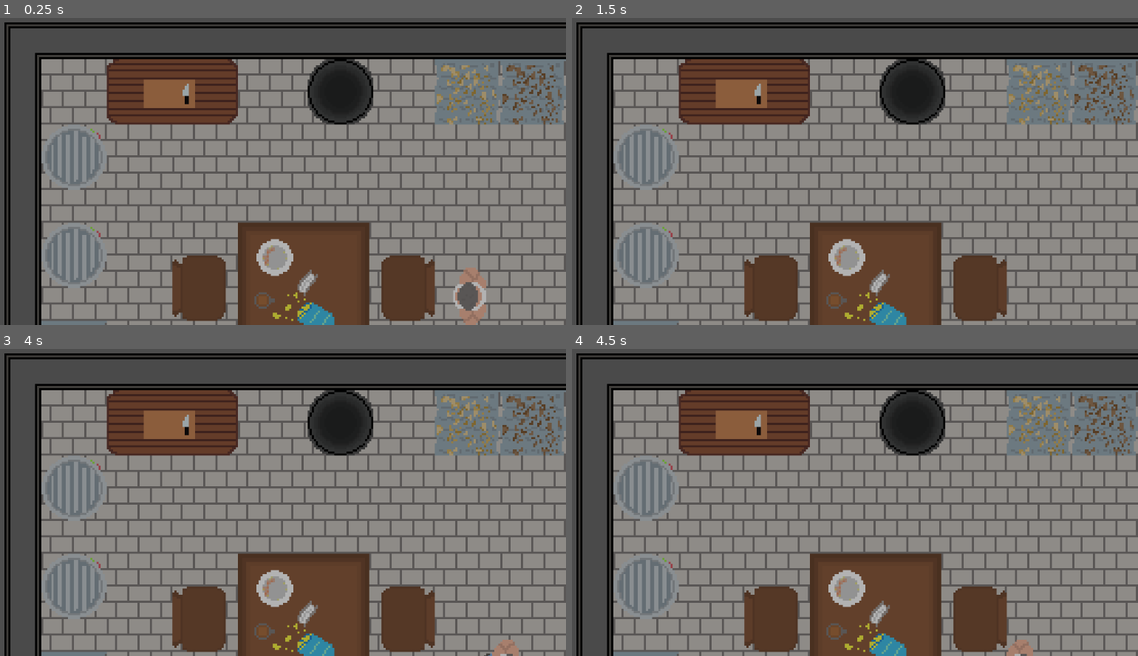
Above: before the commit, frames 1-4 (two rows, left to right).
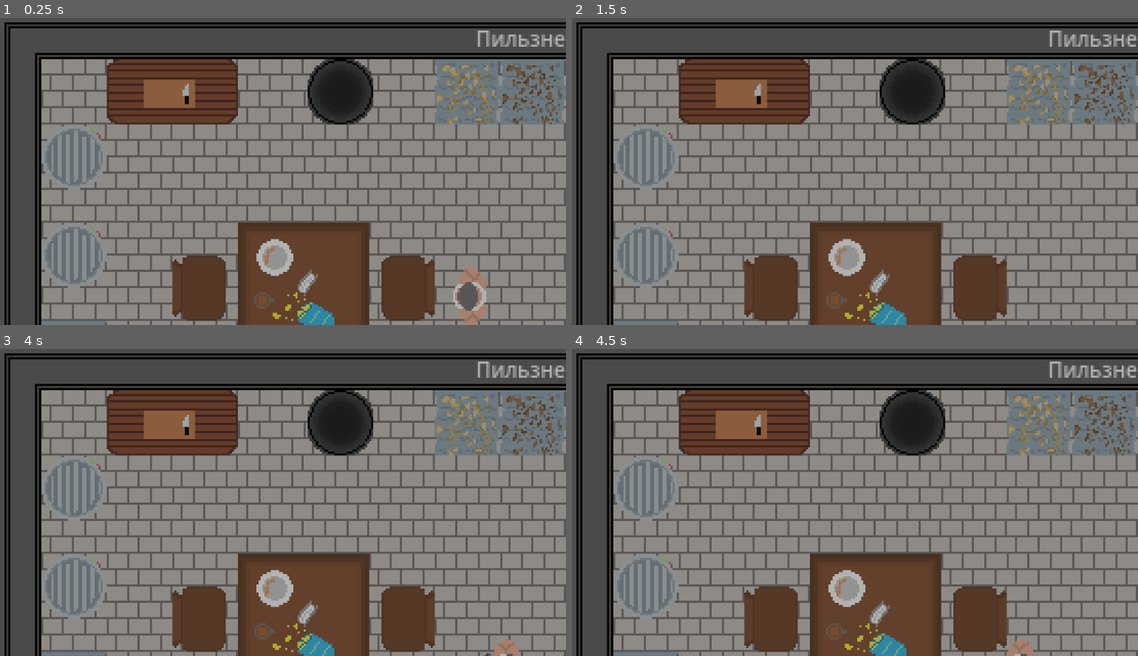
Above: after the commit, the same moments.

Repository: Pel-meshek/drinkUP
Game: Godot game, scene res://scenes/garage.tscn
Two runs of this game, one before a commit and one after it. Both use one fixed random seed, a clock stepped at 60 frames per second and the inputs below.
Inputs:
- Up to frame 1 (0.25 s): no input
- Up to frame 2 (1.5 s): tap Enter at 0.5 s; hold D (right) 0.53-1.28 s; hold E (interact) 0.53-1.28 s; tap Space (skip) at 1.25 s; hold S (down) from 1.28 s (still down); tap E (interact) at 1.35 s
- Up to frame 3 (4 s): tap Enter at 2, 3.5 s; release S (down) at 2.03 s; hold D (right) 2.03-2.78 s; hold E (interact) 2.03-2.78 s; tap Space (skip) at 2.75 s; hold W (up) 2.78-3.53 s; tap E (interact) at 2.85 s; hold A (left) from 3.53 s (still down); hold E (interact) from 3.53 s (still down)
- Up to frame 4 (4.5 s): keep holding A (left); release E (interact) at 4.28 s; tap E (interact) at 4.35 s

The runs differ from the first frame. In frame 1, 0.4% of the frame differs, in the area x 84-100%, y 4-10%; in frame 2, 0.4%; in frame 3, 0.4%; in frame 4, 0.4%.

Commit message:
солоды ебаные

Diff:
--- a/scenes/garage.tscn
+++ b/scenes/garage.tscn
@@ -507,6 +507,14 @@
 position = Vector2(239, 53)
 shape = SubResource("RectangleShape2D_0juyn")
 
+[node name="Label" type="Label" parent="varka/solods" unique_id=1951061013]
+offset_left = 244.0
+offset_top = 15.0
+offset_right = 294.0
+offset_bottom = 38.0
+theme_override_font_sizes/font_size = 10
+text = "Пильзнер"
+
 [node name="hmel" type="StaticBody2D" parent="varka" unique_id=1005736307]
 
 [node name="cascad" type="Area2D" parent="varka/hmel" unique_id=804866525]
--- a/scenes/solods.gd
+++ b/scenes/solods.gd
@@ -1,47 +1,66 @@
 extends StaticBody2D
 
-var is_active_p = false
-var is_active_m = false
-var is_active_c = false
-
+enum {
+	inactive,
+	pilsner,
+	munhen,
+	caramel
+}
+var state = inactive
 # Called when the node enters the scene tree for the first time.
 func _ready() -> void:
 	pass # Replace with function body.
 
 func _input(event):
-	if not is_active_c and not is_active_c and not is_active_c:
+	if state == inactive:
 		return
 
 # Called every frame. 'delta' is the elapsed time since the previous frame.
 func _process(delta: float) -> void:
-	pass
+	match state:
+		inactive:
+			pass
+		pilsner:
+			pilsner_state()
+		munhen:
+			munhen_state()
+		caramel:
+			caramel_state()
 
+func pilsner_state():
+	$Label.text = "Пильзнер"
+
+func munhen_state():
+	$Label.text = "Мюнхенский"
+
+func caramel_state():
+	$Label.text = "Карамельный"
 
 func _on_pilsner_body_entered(body: Node2D) -> void:
 	if body.name == "Player":
-		is_active_p = true
+		state = pilsner
 
 
 func _on_munhen_body_entered(body: Node2D) -> void:
 	if body.name == "Player":
-		is_active_m = true
+		state = munhen
 
 
 func _on_caramel_body_entered(body: Node2D) -> void:
 	if body.name == "Player":
-		is_active_c = true
+		state = caramel
 
 
 func _on_pilsner_body_exited(body: Node2D) -> void:
 	if body.name == "Player":
-		is_active_p = false
+		state = inactive
 
 
 func _on_munhen_body_exited(body: Node2D) -> void:
 	if body.name == "Player":
-		is_active_m = false
+		state = inactive
 
 
 func _on_caramel_body_exited(body: Node2D) -> void:
 	if body.name == "Player":
-		is_active_c = false
+		state = inactive
